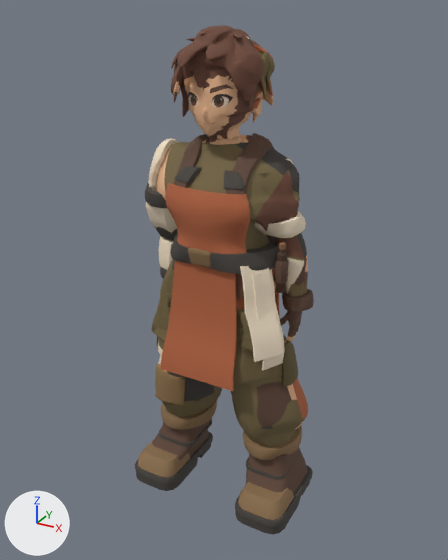
The glTF model godot/assets/models/yana.glb: old version first, new version second.
Camera for both pictures: a 50 mm lens placed at (0.968, -1.773, 1.762), pointed at (-0.016, 0.016, 0.867). Lighting does not change. The marker at lower left points along +X, +Y and +Z. The picture after the commit comes second. Where no turn or scale is listed for an object, it has been applied to the vertices. Vertices at exactly the same position are counted once.

Objects in the first picture: 'Yana'.
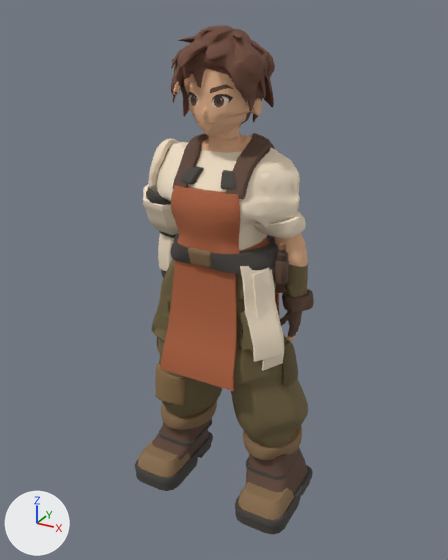
Pixel boxes [x1, y1, x2, y2] of what changed, in the pictures (448 x 560 px; the box of a moved part takes in the faces that stretch with it):
part 1 of me_yana, moved or reshaped: before [145, 25, 312, 450]; after [143, 25, 311, 450]
part 2 of me_yana, surface changed: [153, 35, 308, 432] in both

The edits, one by one:
me_yana is used by ob_yana; location (0.0, 0.0, 0.0).
me_yana had 32835 vertices, 63214 faces and spanned x -0.33..0.33, y -0.21..0.24, z 0.0..1.71.
me_yana now has 32835 vertices, 63222 faces and spans x -0.34..0.33, y -0.21..0.24, z 0.0..1.71.
me_yana part 1: 1475 vertices moved within x -0.31..0.3, y -0.18..0.18, z 0.27..1.71; 4804 vertices removed from x -0.33..0.3, y -0.2..0.2, z 0.23..1.71; 4804 vertices added at x -0.34..0.31, y -0.2..0.19, z 0.23..1.71.
me_yana part 2: 17191 kept faces spanning x -0.32..0.32, y -0.17..0.18, z 0.25..1.71 get new texture (UV) coordinates.
